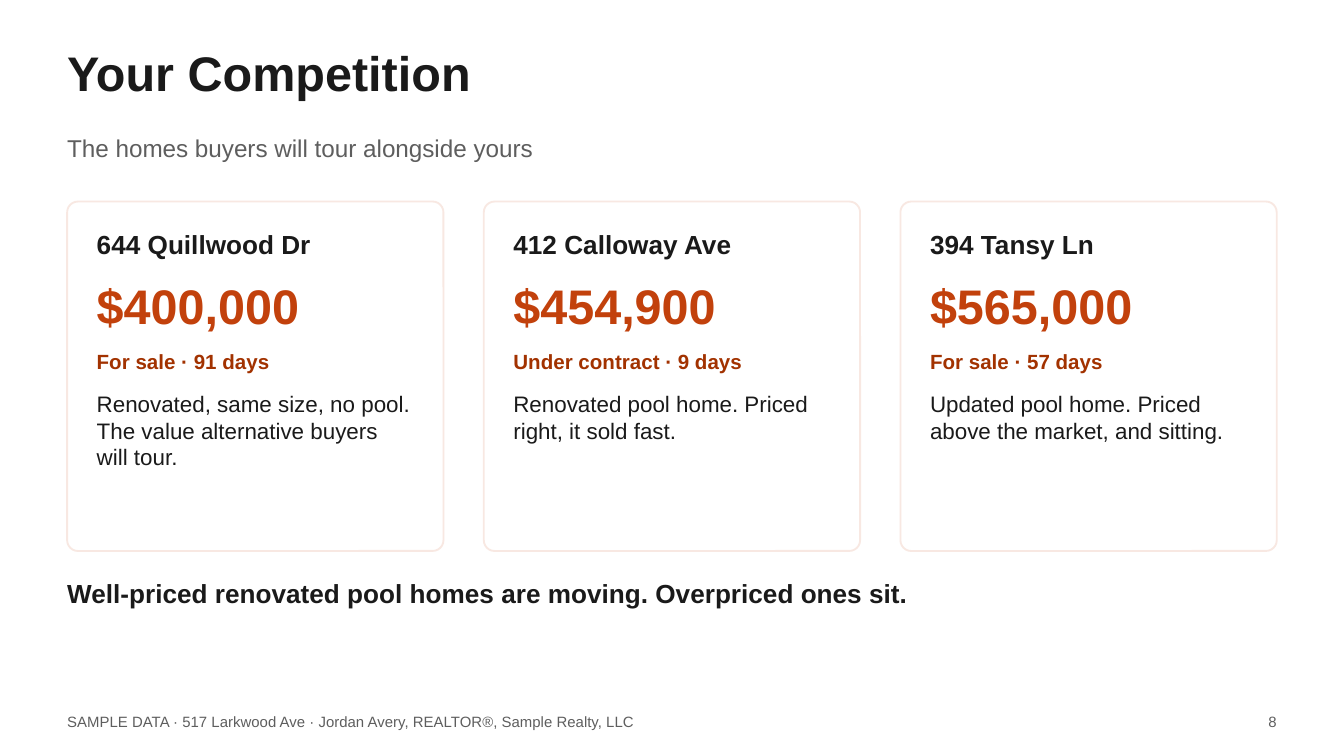
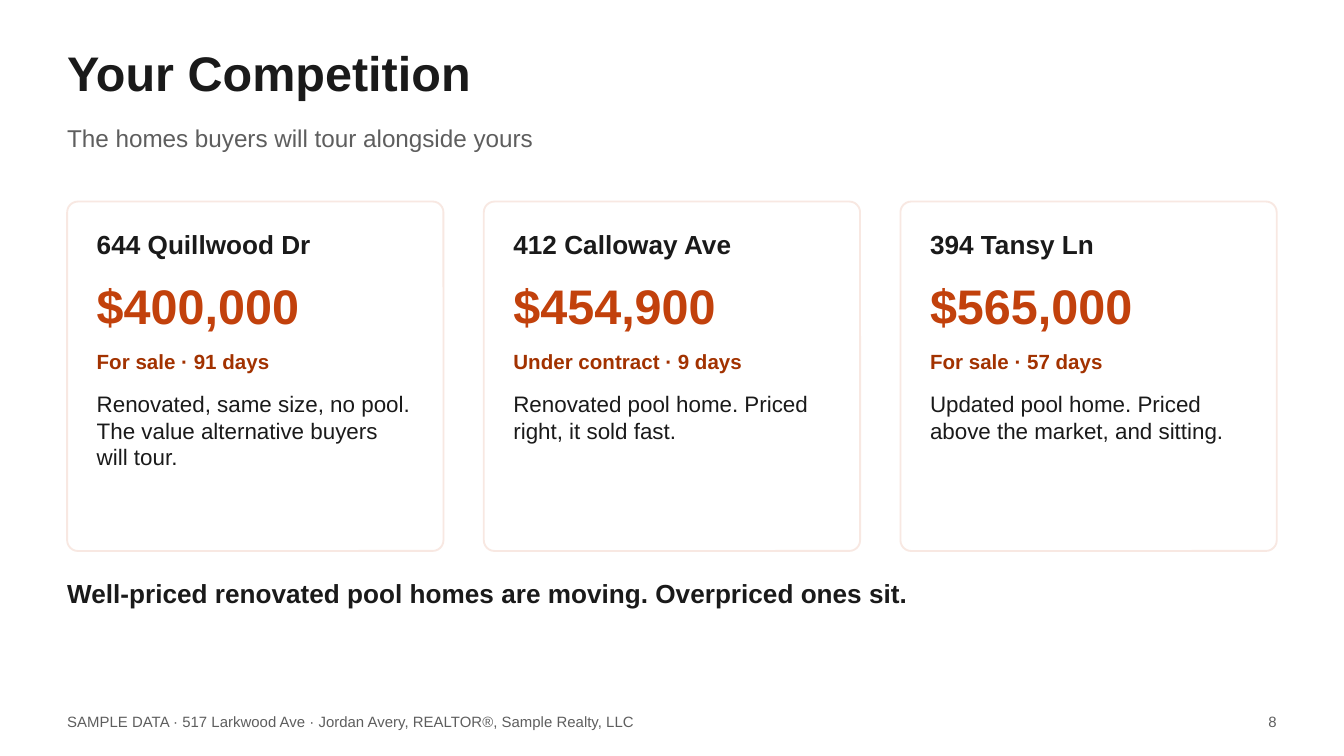
Before and after one commit to axelrivera/real-estate-skills, a slide deck: slide 8 of samples/seller-cma/517-Larkwood-Ave-Listing-Presentation.pptx. Drawn at 1344x756 pixels with LibreOffice and Linux fonts; fonts in the diff are those of the drawing. Boxes give left, top, right and bottom in pixels: in the first picture for what was removed or moved away, otherwise in the second. Text is boxed around its words. In the diff, an @@ line names an element or a change of style, - is before the commit and + after.

```diff
--- a/samples/seller-cma/517-Larkwood-Ave-Listing-Presentation.pptx
+++ b/samples/seller-cma/517-Larkwood-Ave-Listing-Presentation.pptx
@@ text "The homes buyers will tour ..." at [67, 129, 533, 152]: vertical alignment middle to top @@
```
Also in this commit, not shown: 6 other slides changed, 2 other files.
